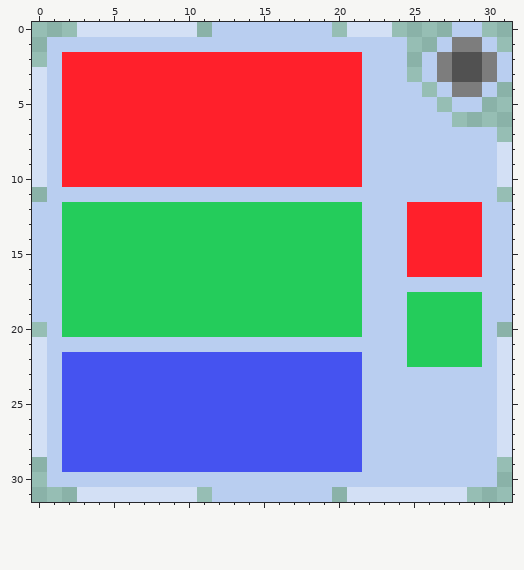
File history of a pixel-art sprite, Icons/Color Generator.png. Above: the version before the commit.
The file is 32x32 pixels.
After:
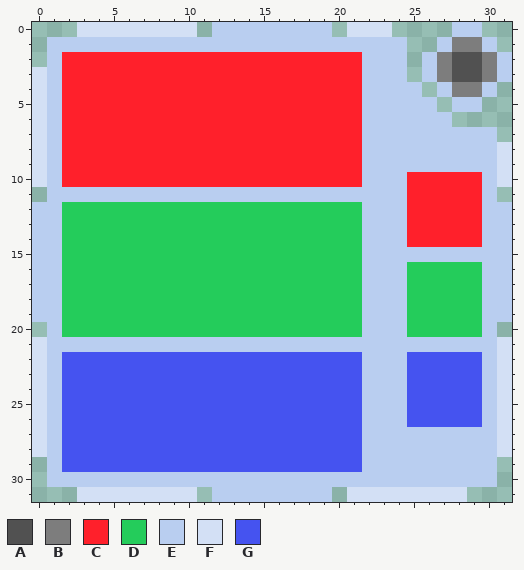
Palette (. is transparent): A #515151  B #7d7d7d  C #ff202b  D #24cc5b  E #b9cef0  F #d3e0f5  G #4553f0
Difference:
y 10..11: x 25..29 EEEEE -> CCCCC
y 15: x 25..29 CCCCC -> EEEEE
y 16: x 25..29 CCCCC -> DDDDD
y 17: x 25..29 EEEEE -> DDDDD
y 21: x 25..29 DDDDD -> EEEEE
y 22: x 25..29 DDDDD -> GGGGG
y 23..26: x 25..29 EEEEE -> GGGGG
Changed places in both pictures, as pixel boxes (x1, y1, x2, y2):
changed: (407, 172, 482, 202)
changed: (407, 247, 482, 292)
changed: (407, 337, 482, 427)
